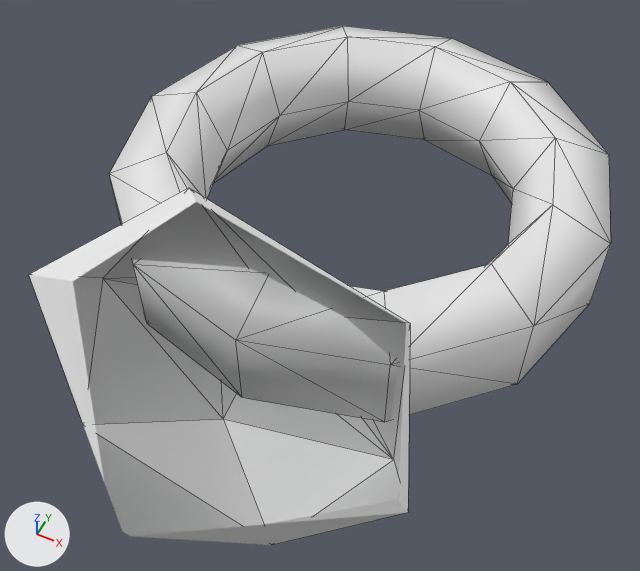
Before and after pictures for a commit that changed the glTF model one/assets/3D/props/ring.glb.
One viewpoint serves both versions: a 50 mm camera at (0.246, -0.578, 0.572) aimed at (0.008, -0.103, -0.022). Arrows for +X, +Y and +Z are at lower left; the lights stay in place. The older version comes first. Mesh edges are drawn as thin lines. Everything nearer to the camera than a plane just in front of the edit is cut away. Vertices at exactly the same position are counted once.

In view in the first picture: 'Ring'.
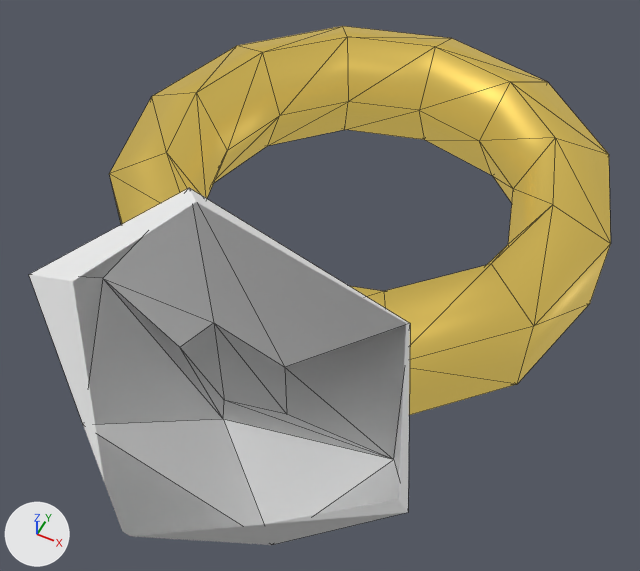
What the commit changed:
Material 'jewel' (mat_jewel) is new.
Its base color is (0.8, 0.8, 0.8) (white #e7e7e7).
Material 'gold' (mat_gold) is new.
Its base color is (0.291, 0.2, 0.0434) (yellow #937c3b).
Its metallic is 1.0.
Its roughness is 0.47.
Its emission color is (0.386, 0.285, 0.0607) (yellow #a79146).
Its emission strength is 1.0.
me_cylinder has 76 vertices, 148 faces and spans x -0.23..0.23, y -0.388..0.23, z -0.16..0.16.
me_cylinder is used by ob_ring; location (0.0, 0.0, 0.0).
Before the commit, vertices of me_cylinder: 71 (-0.054, -0.174, 0.0), 72 (-0.017, -0.174, 0.051), 73 (0.044, -0.174, 0.032), 74 (0.044, -0.174, -0.032), 75 (-0.017, -0.174, -0.051).
Part 1, on me_cylinder:
Vertices 71 to 75 of me_cylinder move by (0.0, -0.059, 0.002).
me_cylinder part 2: 120 of the faces centred in x -0.22..0.22, y -0.22..0.22, z -0.053..0.053 switch from no material to mat_gold (yellow #937c3b, glowing yellow #a79146).
me_cylinder gains material mat_jewel (white #e7e7e7).

What differs and where, as boxes (x1, y1, x2, y2) in the pictures (640 x 571 px; the box of a moved part takes in the faces that stretch with it):
'Ring', reshaped, recoloured (white to yellow)
    both: (29, 26, 611, 545)
part 1 of me_cylinder, moved or reshaped
    both: (103, 202, 406, 460)
part 2 of me_cylinder, recoloured (white to yellow)
    before: (109, 26, 611, 422)
    after: (109, 26, 611, 415)
